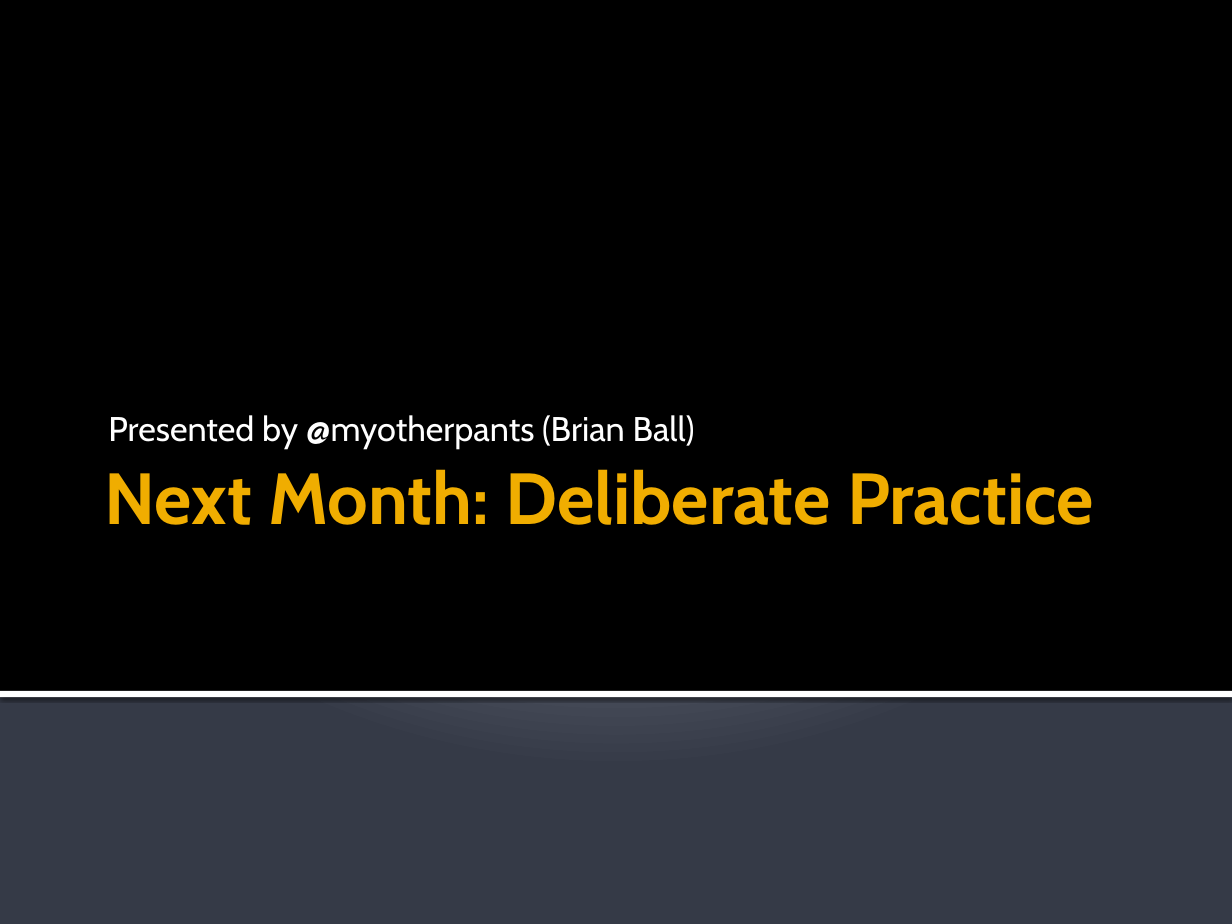
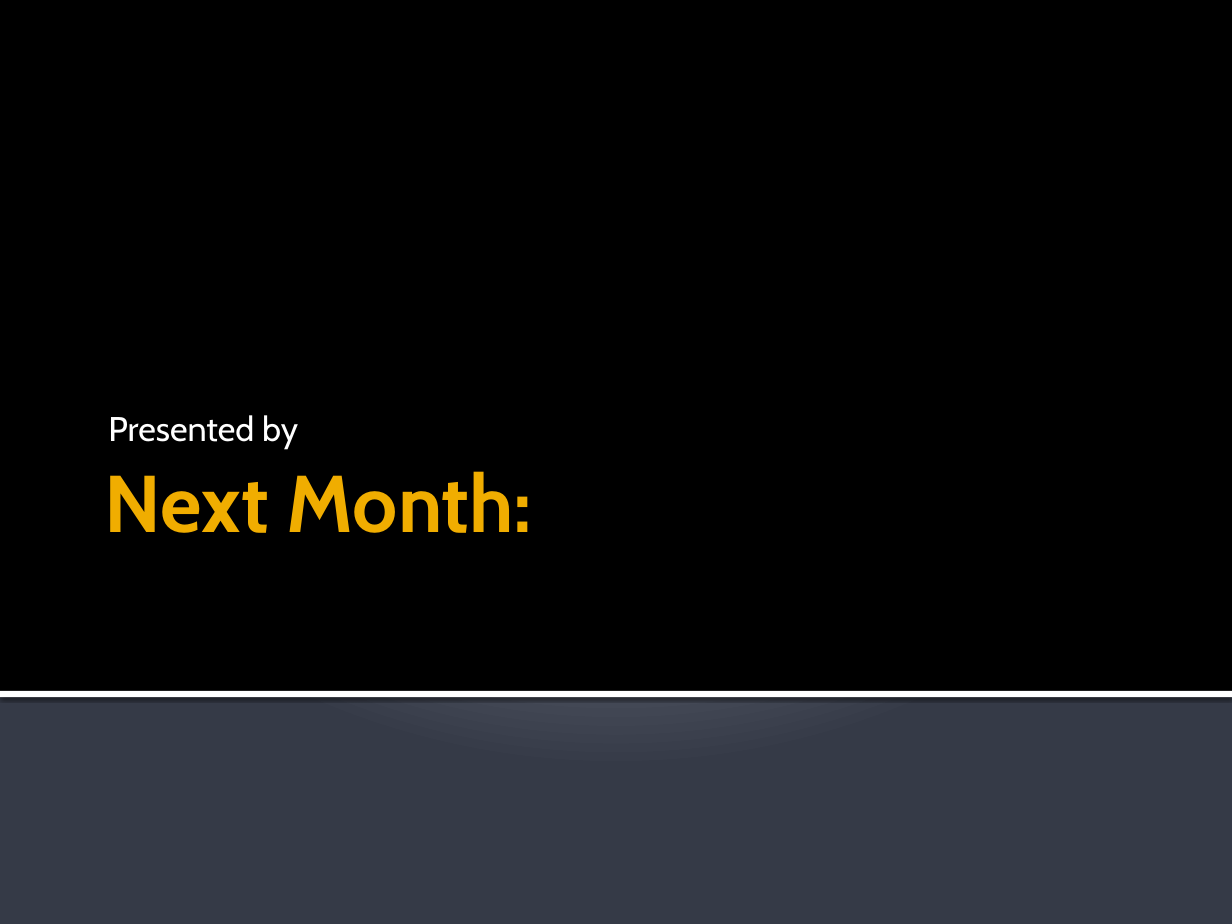
Before and after one commit to indyaltnet/meeting-stuff, a slide deck: slide 8 of Introduction.pptx. Drawn at 1232x924 pixels with LibreOffice and Linux fonts; fonts in the diff are those of the drawing. Boxes give left, top, right and bottom in pixels: in the first picture for what was removed or moved away, otherwise in the second. Text is boxed around its words. In the diff, an @@ line names an element or a change of style, - is before the commit and + after.

```diff
--- a/Introduction.pptx
+++ b/Introduction.pptx
@@ subtitle at (108, 415, 298, 450): text changed @@
-Presented by @myotherpants (Brian Ball)
+Presented by
@@ title at (105, 471, 533, 533): text changed; size 42.3 to 47 pt @@
-Next Month: Deliberate Practice
+Next Month:
```
Also in this commit, not shown: 2 other slides changed, 2 slides removed, 1 other file.
